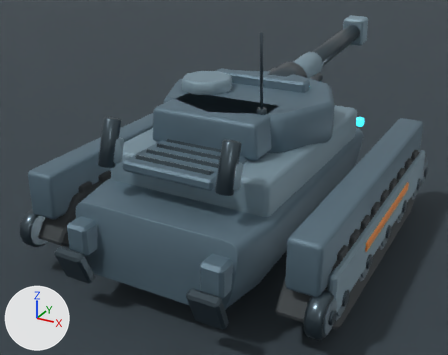
Two versions of the Blender file content/source-art/colossus-siege.blend, one commit apart.
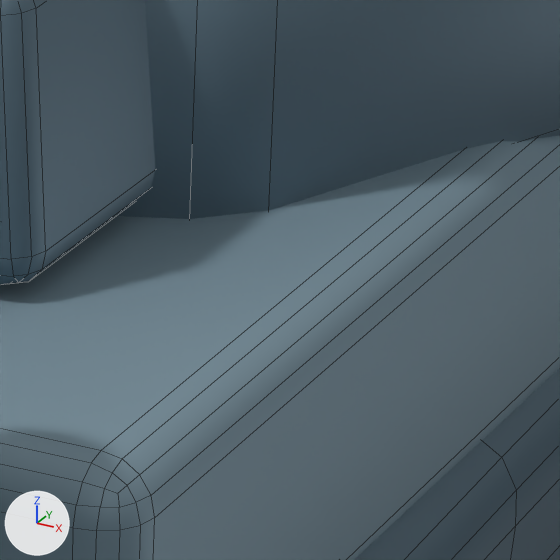
The first picture shows the older version from a camera (50 mm lens) standing at (2.23, -4.47, 2.73) and looking at (-0.33, 0.19, 0.4). The close-ups show the older and then the newer version on the part from 57% to 71% of the width and 36% to 54% of the height of that picture. Only the edits that show in the close-ups are written down. Arrows for +X, +Y and +Z are at lower left; the lights stay in place. The close-ups show mesh edges as thin lines.

Names of what the first close-up shows: 'ColossusArmor_Deck', 'ColossusArmor_Hull', 'ColossusArmor_TurretBase', 'ColossusArmor_TurretBustle'.
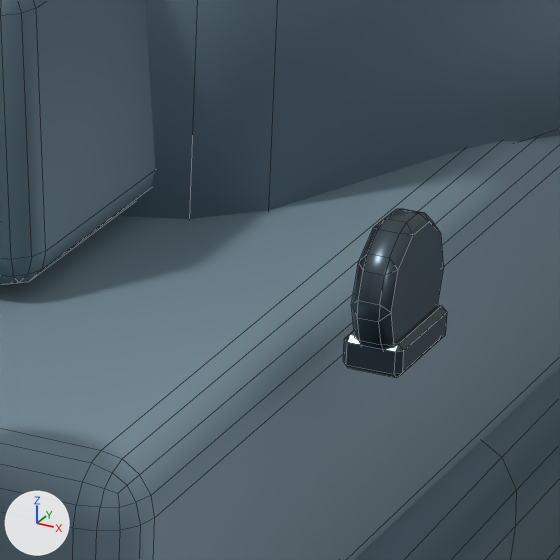
The change, as a list of edits to the scene's bpy script:
```text
Add me_cube_054:
    me_cube_054.from_pydata(...)  # 24 vertices, 26 faces; spans x -0.0262..0.0262, y -0.052..0.052, z -0.015..0.015
    me_cube_054.materials.append(mat_colossusgunmetal)  # greyish blue #4b5961
Add me_cylinder_063:
    me_cylinder_063.from_pydata(...)  # 60 vertices, 62 faces; spans x -0.0175..0.0175, y -0.0625..0.0625, z -0.0618..0.0618
    me_cylinder_063.materials.append(mat_colossusgunmetal)  # greyish blue #4b5961
Add ob_colossusarmor_lugweldpad_4:
    ob_colossusarmor_lugweldpad_4 = bpy.data.objects.new('ColossusArmor_LugWeldPad_4', me_cube_054)
    ob_colossusarmor_lugweldpad_4.location = (0.75, -0.66, 1.034)
Add ob_colossusarmor_liftinglug_4:
    ob_colossusarmor_liftinglug_4 = bpy.data.objects.new('ColossusArmor_LiftingLug_4', me_cylinder_063)
    ob_colossusarmor_liftinglug_4.location = (0.75, -0.66, 1.08)
```

Pixel boxes [x1, y1, x2, y2] of what changed, in the close-ups (560 x 560 px):
'ColossusArmor_LiftingLug_4', added: after [351, 209, 444, 349]
'ColossusArmor_LugWeldPad_4', added: after [343, 305, 447, 378]
